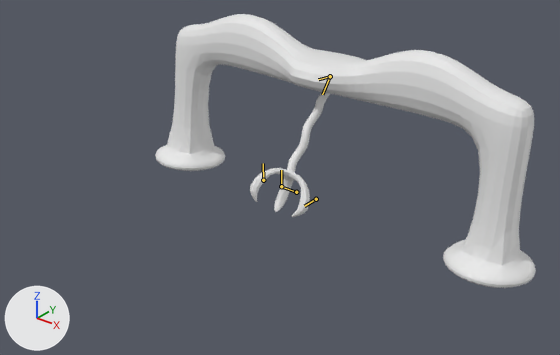
An edit to the Blender file Assets/PlayerControl/Crane/crane.blend, drawn before and after from the same camera.
Camera for both pictures: a 50 mm lens placed at (21.2, -29.6, 18.9), pointed at (0.9, -4.1, 3.1). Lighting does not change. The marker at lower left points along +X, +Y and +Z. Both versions are drawn at frame 13 of the action 'Roll'; the numbers are the values there. The bones that bend it are drawn over the model as lines.
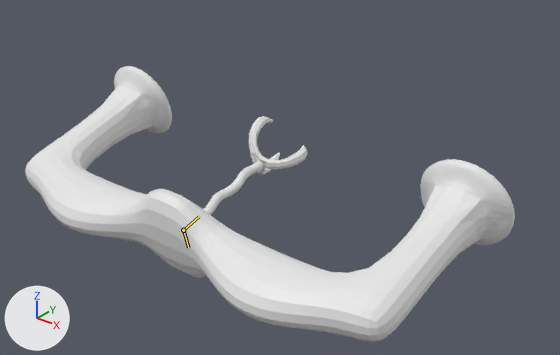
What the commit changed:
Bone 'Body' (bone_body) moves from (0.0, -0.965, 0.803) to (0.0, 9.63, 4.896).
Bone 'Body' (bone_body) turns from (-5, 0, 0) to (105, 0, 0) degrees about its own x, y and z.
Bone 'Cable' (bone_cable) turns from (0, 0, -33) to (0, 0, 0) degrees about its own x, y and z.

Changed parts and their boxes [x1, y1, x2, y2] in the pictures (560 x 355 px):
'Cube', posed (29% wider): before [155, 14, 536, 288]; after [25, 66, 515, 342]
bone 'Body', root to tip: before (330, 76) to (318, 79); after (183, 230) to (188, 247)
bone 'Cable', root to tip: before (330, 76) to (322, 94); after (183, 230) to (199, 216)
